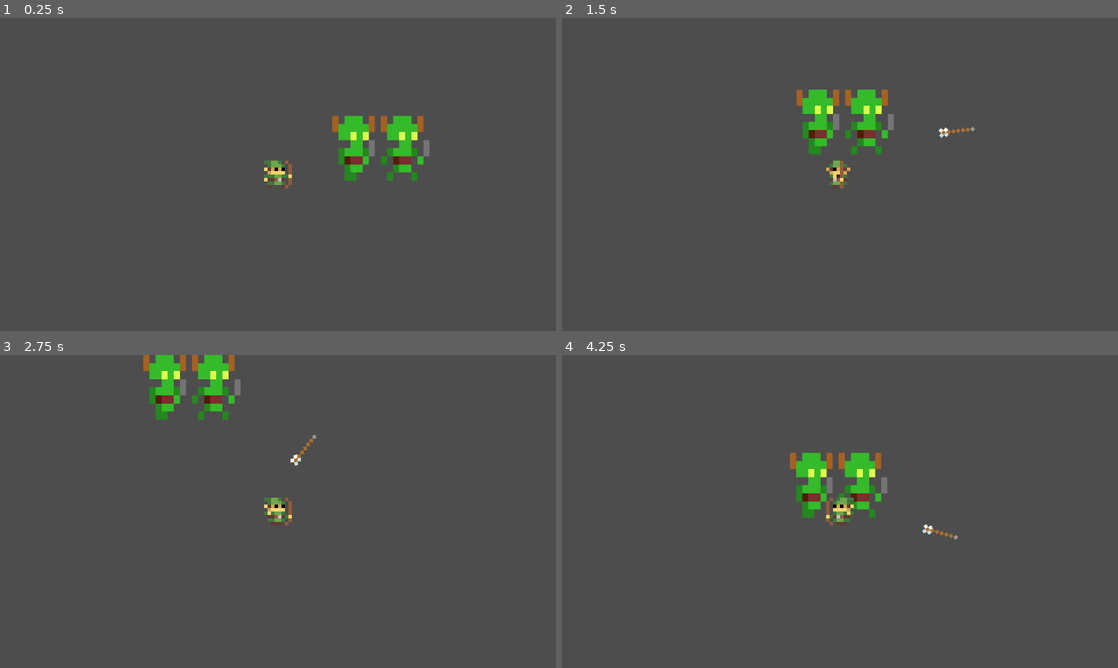
Above: before the commit, frames 1-4 (two rows, left to right).
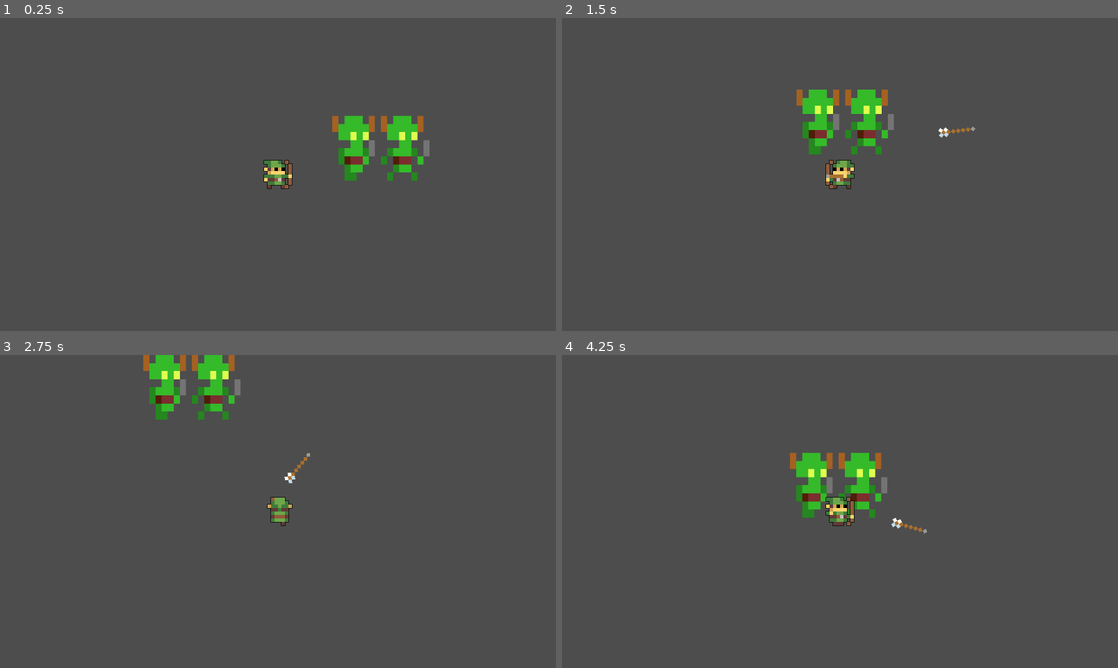
Above: after the commit, the same moments.

Repository: ticarex/palace-of-destruction-godot
Game: Godot game, scene res://levels/main_level.tscn
Same seed, same stepped clock (60 frames per second), same inputs: the game is played once before the commit and once after it.
Inputs (mouse positions are in pixels of both pictures, inside the frame that each line leads up to):
- Up to frame 1 (0.25 s): no input
- Up to frame 2 (1.5 s): tap Enter at 0.5 s; move the mouse to (962, 158) at 0.52 s; hold D (right) 0.53-1.28 s; tap Space (attack) at 0.6, 1.35 s; move the mouse to (728, 190) at 1.27 s; hold S (down) from 1.28 s (still down)
- Up to frame 3 (2.75 s): move the mouse to (333, 442) at 2.02 s; release S (down) at 2.03 s; hold D (right) from 2.03 s (still down); tap Space (attack) at 2.1 s
- Up to frame 4 (4.25 s): move the mouse to (812, 574) at 2.77 s; release D (right) at 2.78 s; hold W (up) 2.78-3.53 s; tap Space (attack) at 2.85, 3.6 s; move the mouse to (1006, 558) at 3.52 s; hold A (left) from 3.53 s (still down)

The runs differ from the first frame. In frame 1, less than 0.1% of the frame differs, in the area x 47-53%, y 45-55%; in frame 2, 0.4%; in frame 3, 0.5%; in frame 4, 0.5%, in the area x 47-72%, y 45-59%.

Commit message:
shaders

Diff:
--- a/entities/arrow/arrow.tscn
+++ b/entities/arrow/arrow.tscn
@@ -18,9 +18,7 @@
 [node name="Area2D" type="Area2D" parent="Sprite2D"]
 position = Vector2(3.44715, -3.44715)
 rotation = -0.785398
-scale = Vector2(1, 1)
 
 [node name="CollisionShape2D" type="CollisionShape2D" parent="Sprite2D/Area2D"]
 rotation = 0.785398
-scale = Vector2(1, 1)
 shape = SubResource("RectangleShape2D_ndqy4")
--- a/entities/player/player.gd
+++ b/entities/player/player.gd
@@ -1,40 +1,52 @@
 extends CharacterBody2D
 
 const ARROW = preload("res://entities/arrow/arrow.tscn")
-@export var speed = 300
-
-var _walking = false
+@export var speed = 300.0
+var is_walking = false
 
 func _ready():
 	$AnimationTree["parameters/walk/TimeScale/scale"] = speed / 100.0
 
 func _physics_process(_delta):
 	var direction = Input.get_vector("left", "right", "up", "down")
+	var mouse_position = get_global_mouse_position()
+	var aim_direction = (mouse_position - position).normalized()
+
 	if direction:
-		_walking = true
-		$AnimationTree["parameters/idle/blend_position"] = direction
-		$AnimationTree["parameters/walk/BlendSpace2D/blend_position"] = direction
-		$AnimationTree["parameters/attack/BlendSpace2D/blend_position"] = direction
+		is_walking = true
+		_update_animation_direction(direction)
 	else:
-		_walking = false
+		is_walking = false
 
-	$AnimationTree["parameters/conditions/idle"] = !_walking
-	$AnimationTree["parameters/conditions/walking"] = _walking
-	$AnimationTree["parameters/conditions/attack"] = Input.is_action_just_pressed("attack")
+	_update_attack_animation(aim_direction)
+	_update_animation_conditions()
 
 	velocity = direction * speed
 
 	move_and_slide()
 
-func _process(_delta):
-	## $AnimationTree["parameters/conditions/attack"] = Input.is_action_just_pressed("attack")
-	pass
+func _update_animation_direction(direction):
+	$AnimationTree["parameters/idle/blend_position"] = direction
+	$AnimationTree["parameters/walk/BlendSpace2D/blend_position"] = direction
+
+
+func _update_attack_animation(direction):
+	if Input.is_action_just_pressed("attack"):
+		$AnimationTree["parameters/conditions/attack"] = true;
+		$AnimationTree["parameters/attack/BlendSpace2D/blend_position"] = direction
+		$AnimationTree["parameters/idle/blend_position"] = direction
+		# _attacking()
+	else:
+		$AnimationTree["parameters/conditions/attack"] = false;
+
+func _update_animation_conditions():
+	$AnimationTree["parameters/conditions/idle"] = !is_walking
+	$AnimationTree["parameters/conditions/walking"] = is_walking
 
 func _attacking():
-	var mouse_pos = get_global_mouse_position()
-
+	var mouse_position = get_global_mouse_position()
 	var arrow = ARROW.instantiate()
 	arrow.position = position
-	arrow.direction = position.direction_to(mouse_pos)
+	arrow.direction = position.direction_to(mouse_position)
 	get_parent().add_child(arrow)
-	arrow.look_at(mouse_pos)
+	arrow.look_at(mouse_position)
--- a/entities/player/player.tscn
+++ b/entities/player/player.tscn
@@ -1,7 +1,8 @@
-[gd_scene load_steps=44 format=3 uid="uid://55pkedg2nmu1"]
+[gd_scene load_steps=45 format=3 uid="uid://guer0mal3kuf"]
 
 [ext_resource type="Script" path="res://entities/player/player.gd" id="1_50hoq"]
 [ext_resource type="Texture2D" uid="uid://dll0ajjbdtkeg" path="res://assets/images/archer.png" id="2_ewb8x"]
+[ext_resource type="Material" uid="uid://dkb5cipedu2ag" path="res://shaders/black_border/black_border.tres" id="2_vyen5"]
 
 [sub_resource type="RectangleShape2D" id="RectangleShape2D_y2v3m"]
 size = Vector2(5, 3)
@@ -549,13 +550,13 @@
 script = ExtResource("1_50hoq")
 
 [node name="Sprite2D" type="Sprite2D" parent="."]
+material = ExtResource("2_vyen5")
 texture = ExtResource("2_ewb8x")
 hframes = 5
 vframes = 4
-frame = 13
 
 [node name="CollisionShape2D" type="CollisionShape2D" parent="."]
-position = Vector2(0.5, 2.5)
+position = Vector2(-0.5, 2.5)
 shape = SubResource("RectangleShape2D_y2v3m")
 
 [node name="AnimationPlayer" type="AnimationPlayer" parent="."]
--- /dev/null
+++ b/shaders/black_border/black_border.gdshader
@@ -0,0 +1,22 @@
+shader_type canvas_item;
+
+uniform vec4 line_color : source_color = vec4(0.0, 0.0, 0.0, 1.0);
+uniform float line_thickness : hint_range(0, 1) = 0.125;
+
+const vec2 OFFSETS[8] = {
+	vec2(-1, -1), vec2(-1, 0), vec2(-1, 1), vec2(0, -1), vec2(0, 1),
+	vec2(1, -1), vec2(1, 0), vec2(1, 1)
+};
+
+void fragment() {
+	vec2 size = TEXTURE_PIXEL_SIZE * line_thickness;
+	float outline = 0.0;
+
+	for (int i = 0; i < OFFSETS.length(); i++) {
+		outline += texture(TEXTURE, UV + size * OFFSETS[i]).a;
+	}
+	outline = min(outline, 1.0);
+
+	vec4 color = texture(TEXTURE, UV);
+	COLOR = mix(color, line_color, outline - color.a);
+}
--- /dev/null
+++ b/shaders/black_border/black_border.tres
@@ -0,0 +1,11 @@
+[gd_resource type="ShaderMaterial" load_steps=3 format=3 uid="uid://dkb5cipedu2ag"]
+
+[ext_resource type="Shader" path="res://shaders/black_border/black_border.gdshader" id="1_odf3f"]
+
+[sub_resource type="GDScript" id="GDScript_mxhj1"]
+
+[resource]
+shader = ExtResource("1_odf3f")
+shader_parameter/line_color = Vector4(0, 0, 0, 1)
+shader_parameter/line_thickness = 0.125
+script = SubResource("GDScript_mxhj1")
Binary file changed: assets/images/archer.png
Binary file changed: assets/images/arrow.png
Not shown: 1 places in levels/main_level.tscn that only renumber resources
